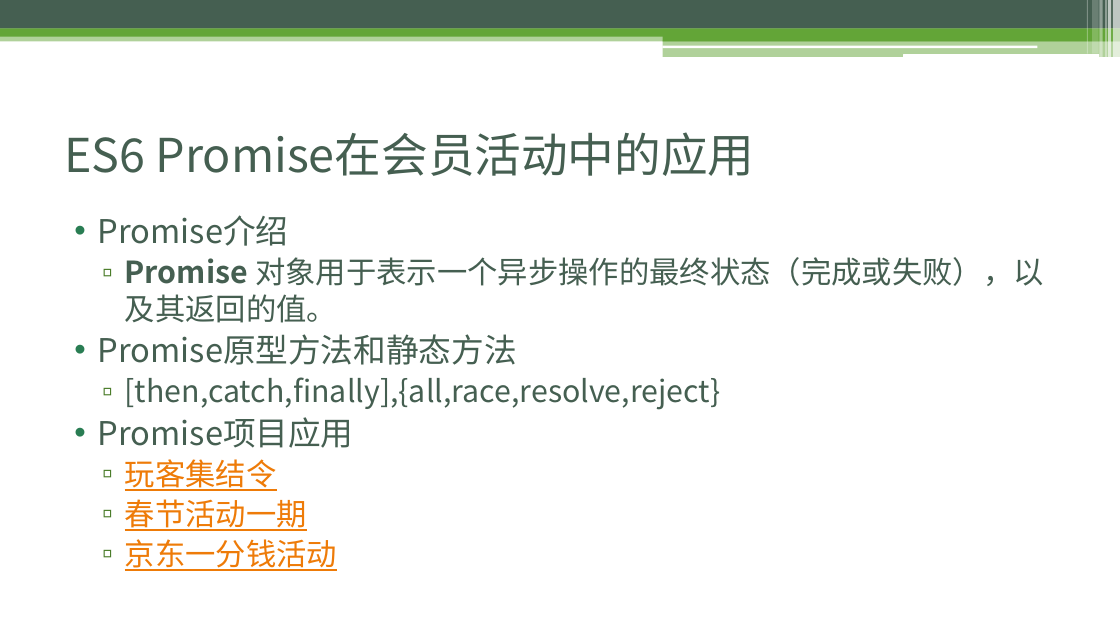
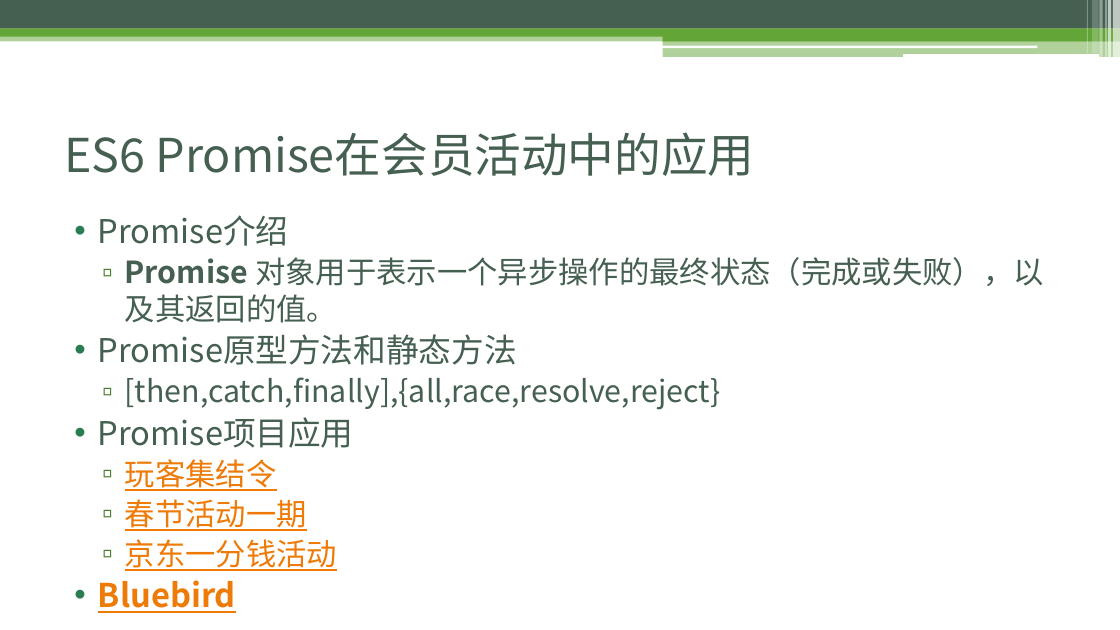
Before and after one commit to jdxin0/demoSite, a slide deck: slide 7 of doc/颜虎的分享第二期.pptx. Drawn at 1120x630 pixels with LibreOffice and Linux fonts; fonts in the diff are those of the drawing. Boxes give left, top, right and bottom in pixels: in the first picture for what was removed or moved away, otherwise in the second. Text is boxed around its words. In the diff, an @@ line names an element or a change of style, - is before the commit and + after.

Commit message:
添加bluebirde

```diff
--- a/doc/颜虎的分享第二期.pptx
+++ b/doc/颜虎的分享第二期.pptx
@@ text at (x1=98, y1=580, x2=236, y2=613): paragraph added @@
+• Bluebird
```
